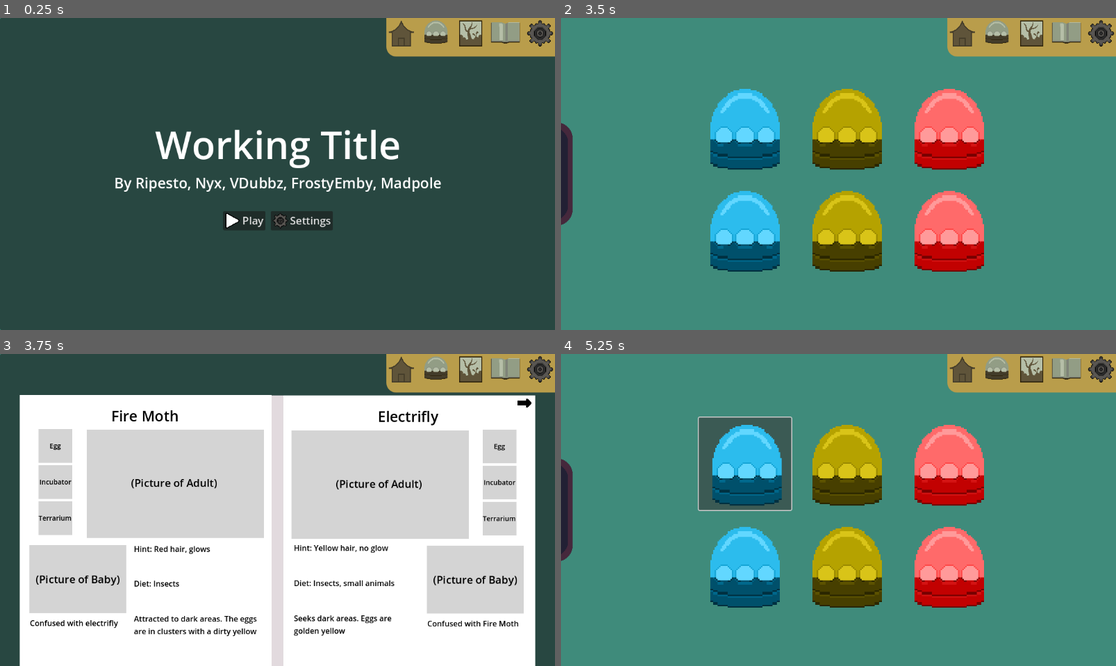
Above: before the commit, frames 1-4 (two rows, left to right).
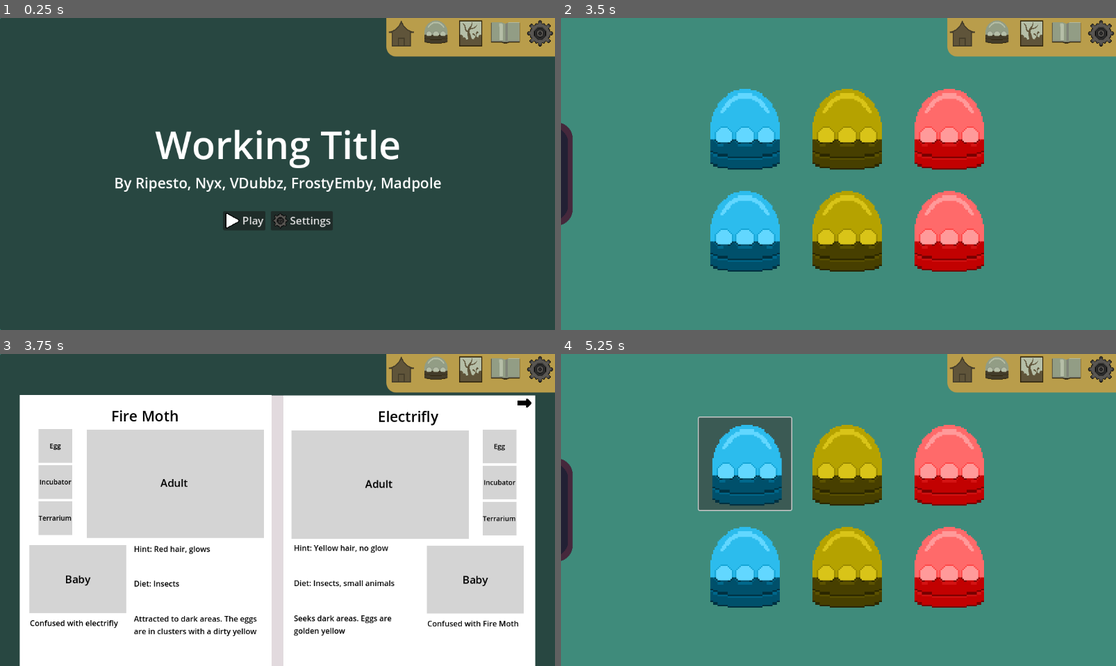
Above: after the commit, the same moments.

Repository: FrostyEmby/cafe-dot-secret-ingredient
Game: Godot game, scene res://scenes/main_menu.tscn
The game is run twice, just before and just after one commit, with the same random seed, the same clock (stepped at 60 frames per second) and the same inputs.
Inputs (mouse positions are in pixels of both pictures, inside the frame that each line leads up to):
- Up to frame 1 (0.25 s): no input
- Up to frame 2 (3.5 s): click (999, 36) at 0.5 s; click (999, 36) at 1.25 s; click (1032, 36) at 2 s; click (999, 36) at 2.75 s
- Up to frame 3 (3.75 s): click (505, 372) at 3.5 s
- Up to frame 4 (5.25 s): click (999, 372) at 4.25 s; click (744, 463) at 5 s

Frames 1-2 are identical in both runs. In frame 3, 0.9% of the frame differs, in the area x 6-94%, y 40-75%; in frame 4, nothing differs.

Commit message:
Added texture replacement

Diff:
--- a/scenes/bestiary.tscn
+++ b/scenes/bestiary.tscn
@@ -1,14 +1,8 @@
-[gd_scene load_steps=20 format=3 uid="uid://puey23wcodsh"]
+[gd_scene load_steps=14 format=3 uid="uid://puey23wcodsh"]
 
 [ext_resource type="Script" uid="uid://dbtlv6p44ft57" path="res://scripts/bestiary.gd" id="1_lqwxb"]
-[ext_resource type="Script" uid="uid://cqr8dj8toeqen" path="res://scripts/creature-stats.gd" id="2_j3mqr"]
 [ext_resource type="Texture2D" uid="uid://c5son408o0nng" path="res://art/icons/back-small.png" id="2_lqwxb"]
-[ext_resource type="Resource" uid="uid://dosts8w07go7f" path="res://resources/fire-moth.tres" id="3_2cel7"]
 [ext_resource type="Texture2D" uid="uid://chvqbwaulnv8y" path="res://art/icons/forward-small.png" id="4_j3mqr"]
-[ext_resource type="Resource" uid="uid://bgpacae1weki4" path="res://resources/electric-dragonfly.tres" id="4_mq4o6"]
-[ext_resource type="Resource" uid="uid://bo03k2xsccltr" path="res://resources/bird-one.tres" id="5_n57n3"]
-[ext_resource type="Resource" uid="uid://dxqtqoy48cpre" path="res://resources/nest-parasite.tres" id="6_oyl77"]
-[ext_resource type="Resource" uid="uid://ddvixqmre33gs" path="res://resources/plant-tortoise.tres" id="7_oyl77"]
 [ext_resource type="Texture2D" uid="uid://cmjnxjp0dfr3a" path="res://art/icons/back-small-hover.png" id="9_eapyg"]
 [ext_resource type="PackedScene" uid="uid://b085dkuk7uq8r" path="res://scenes/mini_menu.tscn" id="11_aig2i"]
 [ext_resource type="Texture2D" uid="uid://jsqxydg5pski" path="res://art/icons/forward-smal-hover.png" id="11_bfiq4"]
@@ -48,7 +42,6 @@
 grow_horizontal = 2
 grow_vertical = 2
 script = ExtResource("1_lqwxb")
-creatures = Array[ExtResource("2_j3mqr")]([ExtResource("3_2cel7"), ExtResource("4_mq4o6"), ExtResource("5_n57n3"), ExtResource("6_oyl77"), ExtResource("7_oyl77")])
 
 [node name="Background" type="Panel" parent="."]
 layout_mode = 1
@@ -74,29 +67,45 @@
 label_settings = SubResource("LabelSettings_eq67u")
 horizontal_alignment = 1
 
-[node name="Adult Creature Picture" type="ColorRect" parent="Left Page"]
+[node name="Adult Creature Picture" type="TextureRect" parent="Left Page"]
 layout_mode = 0
 offset_left = 139.0
 offset_top = 72.0
 offset_right = 507.0
 offset_bottom = 297.0
-color = Color(0.83033526, 0.83033514, 0.83033514, 1)
+
+[node name="ColorRect" type="ColorRect" parent="Left Page/Adult Creature Picture"]
+layout_mode = 1
+anchors_preset = 15
+anchor_right = 1.0
+anchor_bottom = 1.0
+grow_horizontal = 2
+grow_vertical = 2
+color = Color(0.83137256, 0.83137256, 0.83137256, 1)
 
 [node name="Label" type="Label" parent="Left Page/Adult Creature Picture"]
 layout_mode = 0
 offset_right = 363.0
 offset_bottom = 222.0
-text = "(Picture of Adult)"
+text = "Adult"
 label_settings = SubResource("LabelSettings_8u4y0")
 horizontal_alignment = 1
 vertical_alignment = 1
 
-[node name="Egg" type="ColorRect" parent="Left Page"]
+[node name="Egg" type="TextureRect" parent="Left Page"]
 layout_mode = 0
 offset_left = 39.0
 offset_top = 71.0
 offset_right = 109.0
 offset_bottom = 141.0
+
+[node name="ColorRect" type="ColorRect" parent="Left Page/Egg"]
+layout_mode = 1
+anchors_preset = 15
+anchor_right = 1.0
+anchor_bottom = 1.0
+grow_horizontal = 2
+grow_vertical = 2
 color = Color(0.83137256, 0.83137256, 0.83137256, 1)
 
 [node name="Label" type="Label" parent="Left Page/Egg"]
@@ -110,12 +119,20 @@
 horizontal_alignment = 1
 vertical_alignment = 1
 
-[node name="Incubator" type="ColorRect" parent="Left Page"]
+[node name="Incubator" type="TextureRect" parent="Left Page"]
 layout_mode = 0
 offset_left = 39.0
 offset_top = 146.0
 offset_right = 109.0
 offset_bottom = 216.0
+
+[node name="ColorRect" type="ColorRect" parent="Left Page/Incubator"]
+layout_mode = 1
+anchors_preset = 15
+anchor_right = 1.0
+anchor_bottom = 1.0
+grow_horizontal = 2
+grow_vertical = 2
 color = Color(0.83137256, 0.83137256, 0.83137256, 1)
 
 [node name="Label" type="Label" parent="Left Page/Incubator"]
@@ -128,12 +145,20 @@
 vertical_alignment = 1
 autowrap_mode = 3
 
-[node name="Terrarium" type="ColorRect" parent="Left Page"]
+[node name="Terrarium" type="TextureRect" parent="Left Page"]
 layout_mode = 0
 offset_left = 39.0
 offset_top = 221.0
 offset_right = 109.0
 offset_bottom = 291.0
+
+[node name="ColorRect" type="ColorRect" parent="Left Page/Terrarium"]
+layout_mode = 1
+anchors_preset = 15
+anchor_right = 1.0
+anchor_bottom = 1.0
+grow_horizontal = 2
+grow_vertical = 2
 color = Color(0.83137256, 0.83137256, 0.83137256, 1)
 
 [node name="Label" type="Label" parent="Left Page/Terrarium"]
@@ -146,19 +171,27 @@
 vertical_alignment = 1
 autowrap_mode = 3
 
-[node name="Baby Creature Picture Area3" type="ColorRect" parent="Left Page"]
+[node name="Baby Creature Picture Area3" type="TextureRect" parent="Left Page"]
 layout_mode = 0
 offset_left = 20.0
 offset_top = 312.0
 offset_right = 221.0
 offset_bottom = 453.0
-color = Color(0.83033526, 0.83033514, 0.83033514, 1)
+
+[node name="ColorRect" type="ColorRect" parent="Left Page/Baby Creature Picture Area3"]
+layout_mode = 1
+anchors_preset = 15
+anchor_right = 1.0
+anchor_bottom = 1.0
+grow_horizontal = 2
+grow_vertical = 2
+color = Color(0.83137256, 0.83137256, 0.83137256, 1)
 
 [node name="Label" type="Label" parent="Left Page/Baby Creature Picture Area3"]
 layout_mode = 0
 offset_right = 201.0
 offset_bottom = 141.0
-text = "(Picture of Baby)"
+text = "Baby"
 label_settings = SubResource("LabelSettings_8u4y0")
 horizontal_alignment = 1
 vertical_alignment = 1
@@ -244,29 +277,45 @@
 label_settings = SubResource("LabelSettings_eq67u")
 horizontal_alignment = 1
 
-[node name="Adult Creature Picture Area" type="ColorRect" parent="Right Page"]
+[node name="Adult Creature Picture Area" type="TextureRect" parent="Right Page"]
 layout_mode = 0
 offset_left = 17.0
 offset_top = 73.0
 offset_right = 385.0
 offset_bottom = 298.0
-color = Color(0.83033526, 0.83033514, 0.83033514, 1)
+
+[node name="ColorRect" type="ColorRect" parent="Right Page/Adult Creature Picture Area"]
+layout_mode = 1
+anchors_preset = 15
+anchor_right = 1.0
+anchor_bottom = 1.0
+grow_horizontal = 2
+grow_vertical = 2
+color = Color(0.83137256, 0.83137256, 0.83137256, 1)
 
 [node name="Label" type="Label" parent="Right Page/Adult Creature Picture Area"]
 layout_mode = 0
 offset_right = 363.0
 offset_bottom = 222.0
-text = "(Picture of Adult)"
+text = "Adult"
 label_settings = SubResource("LabelSettings_8u4y0")
 horizontal_alignment = 1
 vertical_alignment = 1
 
-[node name="Egg" type="ColorRect" parent="Right Page"]
+[node name="Egg" type="TextureRect" parent="Right Page"]
 layout_mode = 0
 offset_left = 414.0
 offset_top = 71.0
 offset_right = 484.0
 offset_bottom = 141.0
+
+[node name="ColorRect" type="ColorRect" parent="Right Page/Egg"]
+layout_mode = 1
+anchors_preset = 15
+anchor_right = 1.0
+anchor_bottom = 1.0
+grow_horizontal = 2
+grow_vertical = 2
 color = Color(0.83137256, 0.83137256, 0.83137256, 1)
 
 [node name="Label" type="Label" parent="Right Page/Egg"]
@@ -280,12 +329,20 @@
 horizontal_alignment = 1
 vertical_alignment = 1
 
-[node name="Incubator" type="ColorRect" parent="Right Page"]
+[node name="Incubator" type="TextureRect" parent="Right Page"]
 layout_mode = 0
 offset_left = 414.0
 offset_top = 146.0
 offset_right = 484.0
 offset_bottom = 216.0
+
+[node name="ColorRect" type="ColorRect" parent="Right Page/Incubator"]
+layout_mode = 1
+anchors_preset = 15
+anchor_right = 1.0
+anchor_bottom = 1.0
+grow_horizontal = 2
+grow_vertical = 2
 color = Color(0.83137256, 0.83137256, 0.83137256, 1)
 
 [node name="Label" type="Label" parent="Right Page/Incubator"]
@@ -298,12 +355,20 @@
 vertical_alignment = 1
 autowrap_mode = 3
 
-[node name="Terrarium" type="ColorRect" parent="Right Page"]
+[node name="Terrarium" type="TextureRect" parent="Right Page"]
 layout_mode = 0
 offset_left = 414.0
 offset_top = 221.0
 offset_right = 484.0
 offset_bottom = 291.0
+
+[node name="ColorRect" type="ColorRect" parent="Right Page/Terrarium"]
+layout_mode = 1
+anchors_preset = 15
+anchor_right = 1.0
+anchor_bottom = 1.0
+grow_horizontal = 2
+grow_vertical = 2
 color = Color(0.83137256, 0.83137256, 0.83137256, 1)
 
 [node name="Label" type="Label" parent="Right Page/Terrarium"]
@@ -316,19 +381,27 @@
 vertical_alignment = 1
 autowrap_mode = 3
 
-[node name="Baby Creature Picture Area2" type="ColorRect" parent="Right Page"]
+[node name="Baby Creature Picture Area" type="TextureRect" parent="Right Page"]
 layout_mode = 0
 offset_left = 298.0
 offset_top = 312.0
 offset_right = 499.0
 offset_bottom = 453.0
-color = Color(0.83033526, 0.83033514, 0.83033514, 1)
-
-[node name="Label" type="Label" parent="Right Page/Baby Creature Picture Area2"]
+
+[node name="ColorRect" type="ColorRect" parent="Right Page/Baby Creature Picture Area"]
+layout_mode = 1
+anchors_preset = 15
+anchor_right = 1.0
+anchor_bottom = 1.0
+grow_horizontal = 2
+grow_vertical = 2
+color = Color(0.83137256, 0.83137256, 0.83137256, 1)
+
+[node name="Label" type="Label" parent="Right Page/Baby Creature Picture Area"]
 layout_mode = 0
 offset_right = 201.0
 offset_bottom = 141.0
-text = "(Picture of Baby)"
+text = "Baby"
 label_settings = SubResource("LabelSettings_8u4y0")
 horizontal_alignment = 1
 vertical_alignment = 1
--- a/scripts/bestiary.gd
+++ b/scripts/bestiary.gd
@@ -1,13 +1,12 @@
 extends Control
 
-@export var creatures : Array[Creature]
+var creatures : Array[Creature] = [load("res://resources/fire-moth.tres"), load("res://resources/electric-dragonfly.tres"), load("res://resources/bird-one.tres"), load("res://resources/nest-parasite.tres"), load("res://resources/plant-tortoise.tres")]
 var page : int = 0 # starts at 0 because of arrays
 
 func _ready() -> void:
 	_fill_page()
 
 func _fill_page():
-
 	# hide arrows at either extreme of the bestiary
 	if page <= 0:
 		$"Left Page/Prev Page".visible = false
@@ -25,6 +24,9 @@
 	$"Left Page/Dynamic Text/Diet".text = "Diet: " + creatures[page].diet
 	$"Left Page/Dynamic Text/Description".text = creatures[page].description
 	$"Left Page/Confusion".text = "Confused with " + creatures[page].confused_with
+	#$"Left Page/Adult Creature Picture Area".texture = creatures[page].adult_detailed
+	#$"Left Page/Baby Creature Picture Area".texture = creatures[page].baby_detailed
+	#$"Left Page/Egg".texture = creatures[page].egg
 
 	# if odd amount of creatures and on last page, clear the right page
 	if creatures.size() % 2 != 0 && page == creatures.size() - 1:
@@ -38,6 +40,10 @@
 		$"Right Page/Dynamic Text/Diet".text = "Diet: " + creatures[page+1].diet
 		$"Right Page/Dynamic Text/Description".text = creatures[page+1].description
 		$"Right Page/Confusion".text = "Confused with " + creatures[page+1].confused_with
+		#$"Right Page/Adult Creature Picture Area".texture = creatures[page+1].adult_detailed
+		#$"Right Page/Baby Creature Picture Area".texture = creatures[page+1].baby_detailed
+		#$"Right Page/Egg".texture = creatures[page+1].egg
+
 
 
 func _on_next_page_pressed() -> void:
